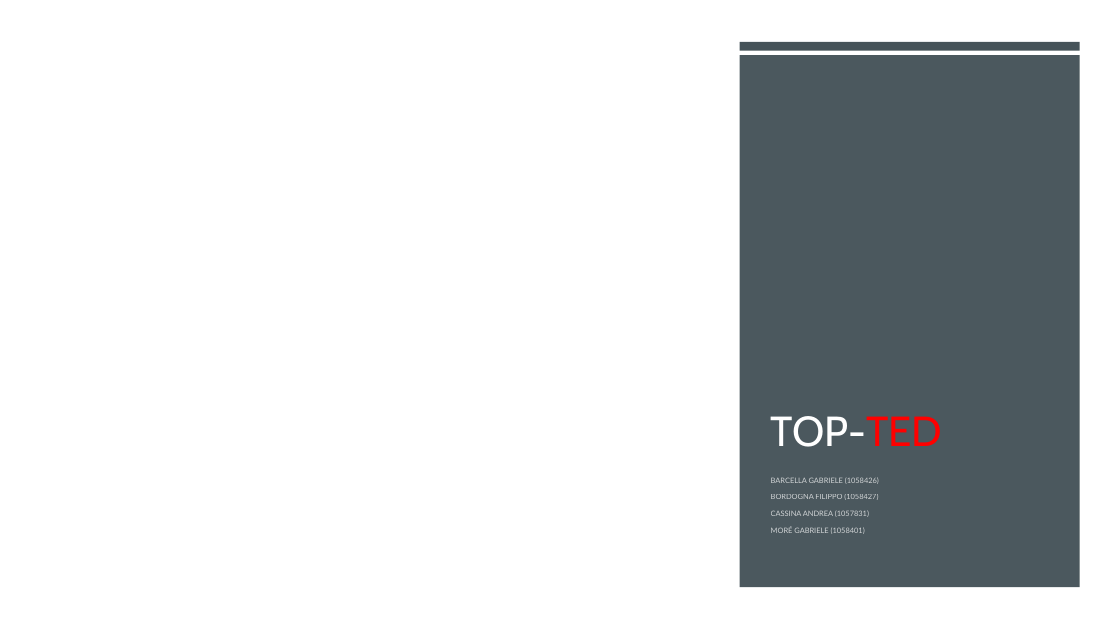
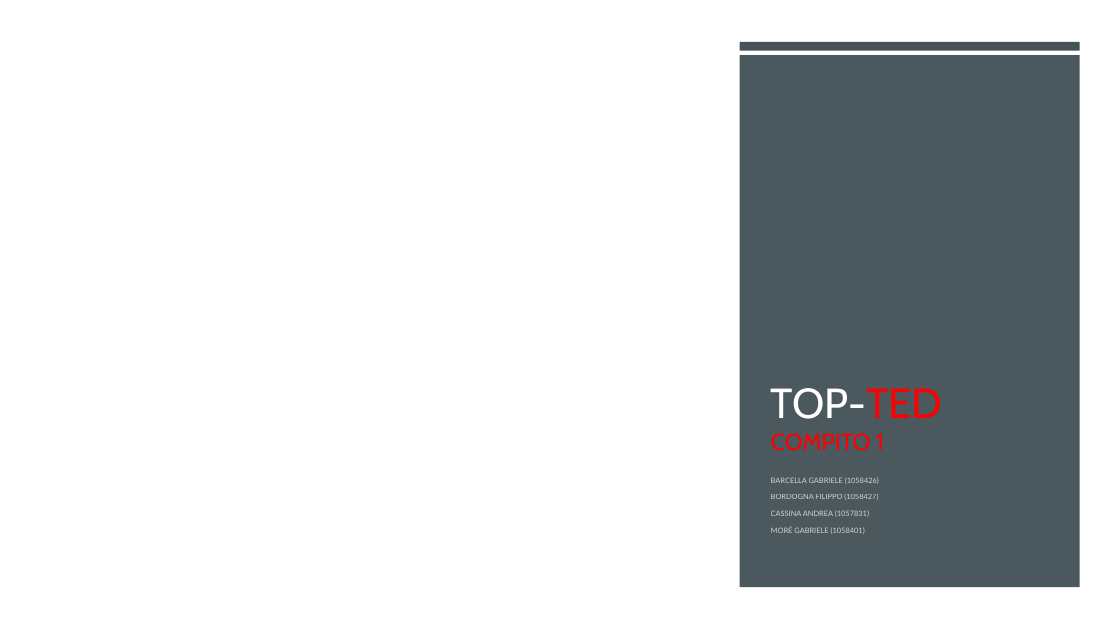
Before and after one commit to FilippoBordogna/TCM-Barcella-Bordogna-Cassina-More, a slide deck: slide 1 of Materiale/Presentazioni/TOP-TED.pptx. Drawn at 1120x630 pixels with LibreOffice and Linux fonts; fonts in the diff are those of the drawing; background and template pictures are left out. Boxes give left, top, right and bottom in pixels: in the first picture for what was removed or moved away, otherwise in the second. Text is boxed around its words. In the diff, an @@ line names an element or a change of style, - is before the commit and + after.

```diff
--- a/Materiale/Presentazioni/TOP-TED.pptx
+++ b/Materiale/Presentazioni/TOP-TED.pptx
@@ title at box(771, 388, 943, 451): text changed; size 36 to 20 pt; text colour #FFFFFF to #FF0000 @@
-TOP-TED
+TOP-TED
+COMPITO 1
```
Also in this commit, not shown: 1 other file.
